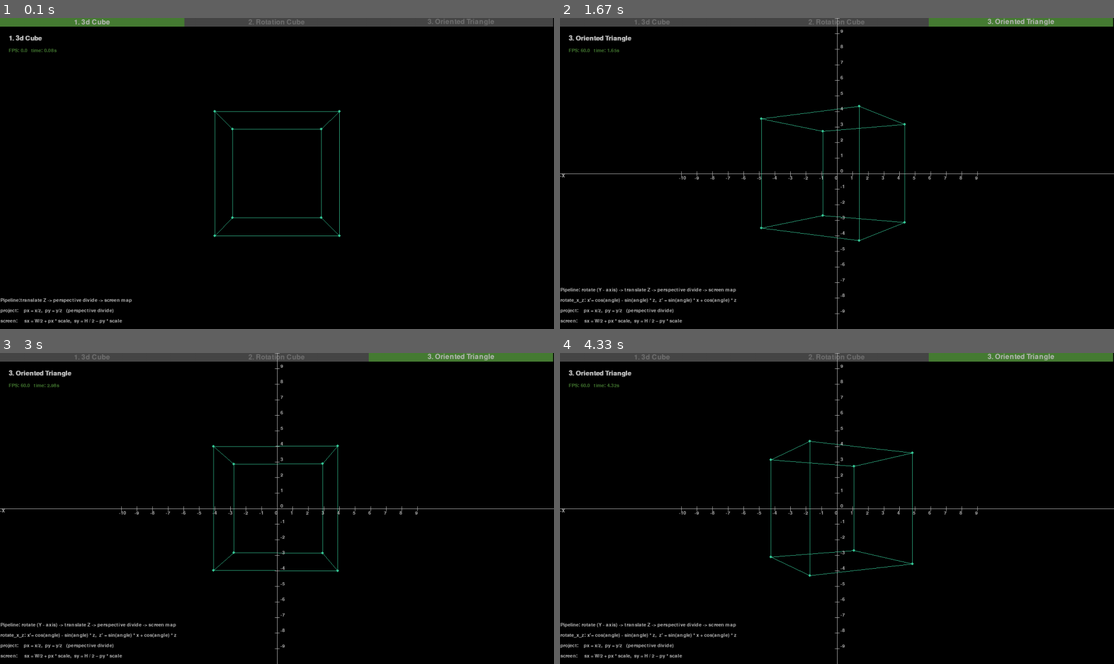
Above: before the commit, frames 1-4 (two rows, left to right).
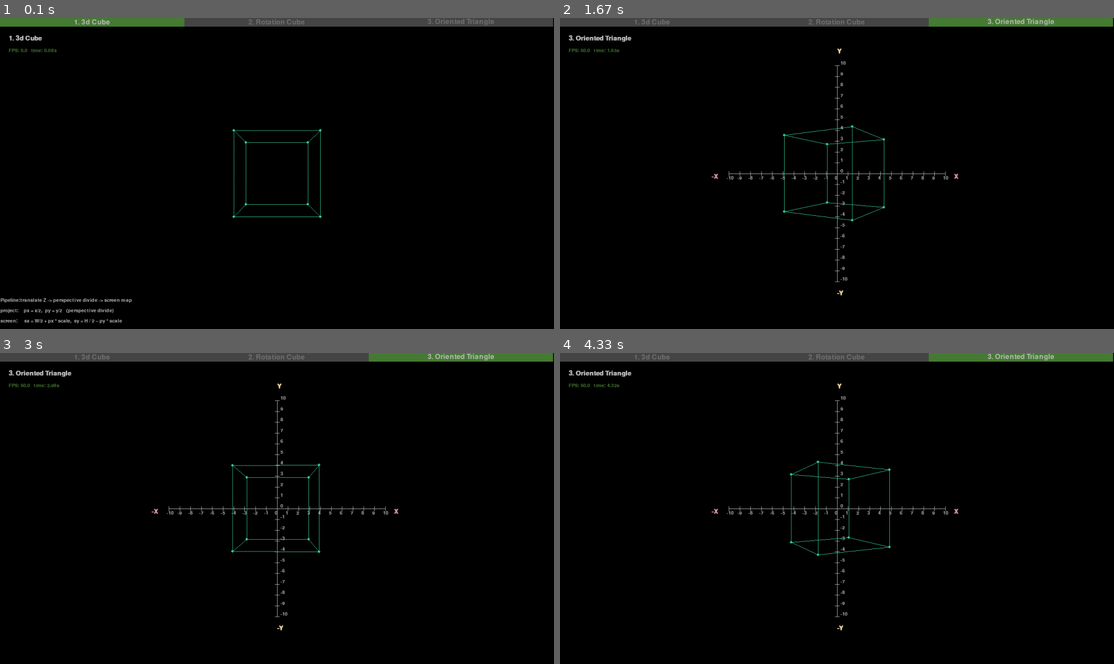
Above: after the commit, the same moments.

Repository: monok-robeto/graphic-practice
Game: pygame game, started from main.py
Same seed, same stepped clock (60 frames per second), same inputs: the game is played once before the commit and once after it.
Inputs:
- Up to frame 1 (0.1 s): no input
- Up to frame 2 (1.67 s): tap Tab at 0.33, 0.67 s
- Up to frame 3 (3 s): no input
- Up to frame 4 (4.33 s): no input

The runs differ from the first frame. In frame 1, 0.9% of the frame differs, in the area x 38-62%, y 29-71%; in frame 2, 2.4%, in the area x 0-100%, y 0-100%; in frame 3, 2.4%; in frame 4, 2.4%.

Commit message:
fix coordinate

Diff:
--- a/const.py
+++ b/const.py
@@ -8,7 +8,7 @@
 HALF_H = SCREEN_H // 2
 COORDINATE_UNIT_AMOUNT = 10
 COORDINATE_UNIT_SEGMENT_LEN = 5
-MAX_AXIS_LEN = 720 # max len of x, y, z axis
+MAX_AXIS_LEN = 500 # max len of x, y, z axis
 HALF_AXIS_LEN = MAX_AXIS_LEN // 2 # max len of x, y, z axis
 
 POINT_RADIUS = 3
--- a/demo/oriented_triangle.py
+++ b/demo/oriented_triangle.py
@@ -63,14 +63,17 @@
     return x, y, z + camera_depth
 
 def coordinate_x_y_z():
-    min_x = (0, const.HALF_H)
-    max_x = (const.SCREEN_W, const.HALF_H)
-    min_y = (const.HALF_W, 0)
-    max_y = (const.HALF_W, const.SCREEN_H)
+    center = (const.HALF_W, const.HALF_H)
+    min_x = (center[0] - const.HALF_AXIS_LEN, center[1])
+    max_x = (center[0] + const.HALF_AXIS_LEN, center[1])
+    min_y = (center[0], center[1] - const.HALF_AXIS_LEN)
+    max_y = (center[0], center[1] + const.HALF_AXIS_LEN)
     line(min_x, max_x, color.WHITE_0)
     line(min_y, max_y, color.WHITE_0)
-    text.label("-X", min_x)
-    text.label("X", max_x)
+    text.label_bold("-X", (min_x[0] - 40, min_x[1]), color.PINK_0)
+    text.label_bold("X", (max_x[0] + 20, max_x[1]), color.PINK_0)
+    text.label_bold("-Y", (max_y[0], max_y[1] + 20), color.YELLOW_0)
+    text.label_bold("Y", (min_y[0], min_y[1] - 40), color.YELLOW_0)
     horizontal_coordinate()
     vertical_coordinate()
 
@@ -79,9 +82,9 @@
     unit_amount = const.COORDINATE_UNIT_AMOUNT
     segment_length = int(const.HALF_AXIS_LEN // unit_amount)
     offset_label = 10
-    for i in range(-1 * unit_amount, unit_amount, 1):
-        a = (const.HALF_W + i * segment_length, const.HALF_AXIS_LEN - width)
-        b = (const.HALF_W + i * segment_length, const.HALF_AXIS_LEN + width)
+    for i in range(-1 * unit_amount, unit_amount + 1, 1):
+        a = (const.HALF_W + i * segment_length, const.HALF_H - width)
+        b = (const.HALF_W + i * segment_length, const.HALF_H + width)
         text.label(f"{i}", (a[0] - width, a[1] + offset_label))
         line(a, b, color.WHITE_0)
 
@@ -91,9 +94,9 @@
     segment_length = int(const.HALF_AXIS_LEN // unit_amount)
     offset_label_x = 13
     offset_label_y = 11
-    for i in range(-1 * unit_amount, unit_amount, 1):
-        a = (const.HALF_W - width, const.HALF_AXIS_LEN + i * segment_length)
-        b = (const.HALF_W + width, const.HALF_AXIS_LEN + i * segment_length)
+    for i in range(-1 * unit_amount, unit_amount + 1, 1):
+        a = (const.HALF_W - width, const.HALF_H + i * segment_length)
+        b = (const.HALF_W + width, const.HALF_H + i * segment_length)
 
         text.label(f"{i*-1}", (a[0] + offset_label_x, a[1] - offset_label_y))
         line(a, b, color.WHITE_0)
@@ -112,10 +115,8 @@
 
     coordinate_x_y_z()
     hints = [
-            "Pipeline: rotate (Y - axis) -> translate Z -> perspective divide -> screen map",
-            "rotate_x_z: x'= cos(angle) - sin(angle) * z,  z' = sin(angle) * x + cos(angle) * z",
-            "project:    px = x/z,  py = y/z   (perspective divide)",
-            "screen:     sx = W/2 + px * scale,  sy = H / 2 − py * scale",
+            "",
+            "",
             ]
     for i, l in enumerate(hints):
         text.label(l, (1, const.SCREEN_H - (len(hints) - i) * 24))
--- a/utils/txt.py
+++ b/utils/txt.py
@@ -15,7 +15,8 @@
 
 def label(text, pos, color= color.WHITE_0):
     app.surface.blit(_font(default_font, 16).render(text, True, color), pos)
-
+def label_bold(text, pos, color= color.WHITE_0):
+    app.surface.blit(_font(default_font, 22, bold=True).render(text, True, color), pos)
 def title(text):
     app.surface.blit(_font(default_font, 22, bold=True).render(text, True, color.WHITE_0), (20, 40))
 
